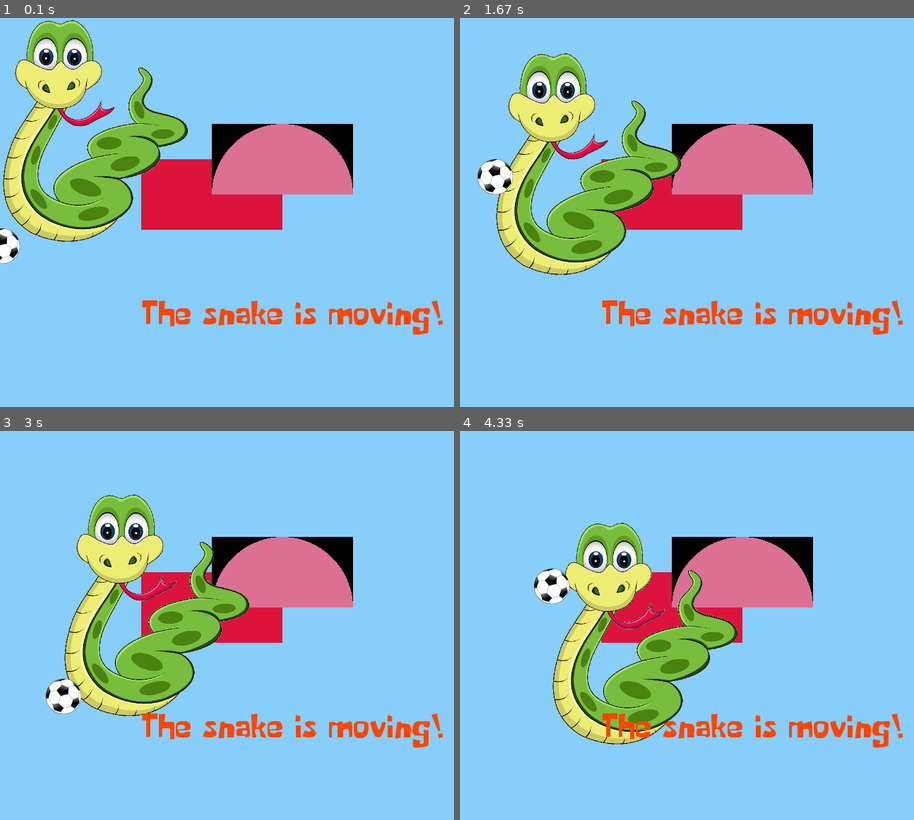
Above: before the commit, frames 1-4 (two rows, left to right).
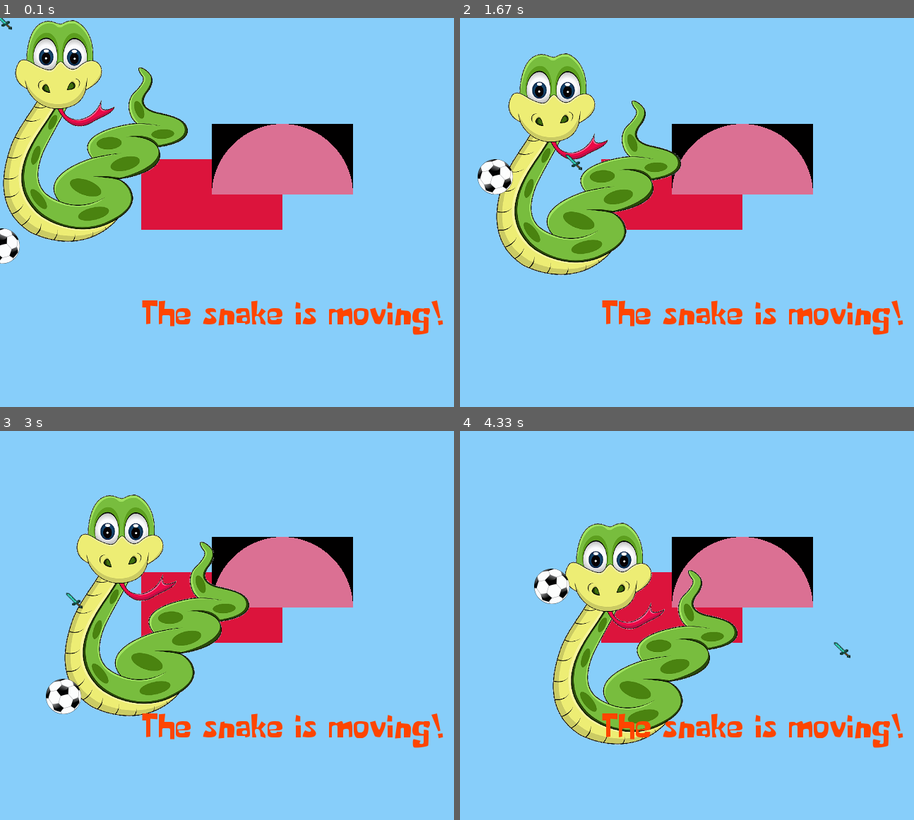
Above: after the commit, the same moments.

Repository: bitjungle/PygameTemplate
Game: pygame game, started from pygame-template.py
The game is run twice, just before and just after one commit, with the same random seed, the same clock (stepped at 60 frames per second) and the same inputs.
Inputs (mouse positions are in pixels of both pictures, inside the frame that each line leads up to):
- Up to frame 1 (0.1 s): no input
- Up to frame 2 (1.67 s): press the mouse at (605, 231) at 0.37 s; move the mouse to (700, 278) at 0.47 s; release the mouse at (795, 325) at 0.6 s; press the mouse at (605, 231) at 0.7 s; move the mouse to (700, 286) at 0.8 s; release the mouse at (795, 336) at 0.93 s; press the mouse at (605, 231) at 1.03 s; move the mouse to (709, 224) at 1.13 s; release the mouse at (809, 216) at 1.27 s; press the mouse at (605, 231) at 1.37 s; move the mouse to (591, 196) at 1.47 s; release the mouse at (573, 161) at 1.6 s
- Up to frame 3 (3 s): press the mouse at (145, 644) at 1.7 s; move the mouse to (272, 606) at 1.8 s; release the mouse at (399, 567) at 1.93 s; press the mouse at (145, 644) at 2.03 s; move the mouse to (149, 644) at 2.13 s; release the mouse at (149, 644) at 2.27 s; press the mouse at (145, 644) at 2.37 s; move the mouse to (145, 722) at 2.47 s; release the mouse at (149, 800) at 2.6 s; press the mouse at (145, 644) at 2.7 s; move the mouse to (108, 621) at 2.8 s; release the mouse at (72, 602) at 2.93 s
- Up to frame 4 (4.33 s): press the mouse at (605, 644) at 3.03 s; move the mouse to (600, 664) at 3.13 s; release the mouse at (596, 683) at 3.27 s; press the mouse at (605, 644) at 3.37 s; move the mouse to (655, 711) at 3.47 s; release the mouse at (709, 773) at 3.6 s; press the mouse at (605, 644) at 3.7 s; move the mouse to (609, 567) at 3.8 s; release the mouse at (614, 485) at 3.93 s; press the mouse at (605, 644) at 4.03 s; move the mouse to (723, 648) at 4.13 s; release the mouse at (841, 648) at 4.27 s

The runs differ from the first frame. In frame 1, less than 0.1% of the frame differs, in the area x 0-3%, y 0-4%; in frame 2, less than 0.1%; in frame 3, less than 0.1%; in frame 4, less than 0.1%, in the area x 82-87%, y 54-59%.

Commit message:
Mouse support

Diff:
--- a/pygame-template.py
+++ b/pygame-template.py
@@ -38,6 +38,9 @@
                      left=0,
                      width=50,
                      height=50)
+mysword = objects.Image(imagefile='sword.png',
+                        width=25,
+                        height=25)
 text = objects.Text(fontfile='Some-Time-Later.ttf',
                     fontsize=48,
                     text='The snake is moving!',
@@ -57,6 +60,8 @@
                           border=0,
                           fill=color.palevioletred)
 
+mymouse = objects.MousePointer(mysword)
+
 running = True # The program will run as long as this variable is true
 
 ball_x = 0           # Ball x start position
@@ -68,6 +73,9 @@
         # https://www.pygame.org/docs/ref/event.html
         if event.type == pygame.QUIT:
             running = False # Exiting the main loop
+        if event.type == pygame.MOUSEBUTTONUP:
+            pos = pygame.mouse.get_pos()
+            print('Mouse pos:', pos)
 
     screen.fill(SCREEN_BG_COLOR)
 
@@ -91,6 +99,9 @@
     screen.blit(ball.surf, ball.rect)     # Drawing the ball
     screen.blit(text.surf, text.rect)     # Drawing the text
 
+    mymouse.update()
+    screen.blit(mymouse.obj.surf, mymouse.obj.rect)
+
     # https://www.pygame.org/docs/ref/display.html#pygame.display.flip
     pygame.display.flip()
     # https://www.pygame.org/docs/ref/time.html#pygame.time.Clock.tick
--- a/pygame_template_objects.py
+++ b/pygame_template_objects.py
@@ -209,6 +209,30 @@
             self.text = text
         self.surf = self._font.render(self.text, self.antialias, self.color)
 
+class MousePointer(pygame.sprite.Sprite):
+    ''' Mouse pointer
+
+    Args:
+        obj (GameObject): A game object used for the mouse pointer (optional)
+
+    Attributes:
+        obj.surf (Surface): object for representing images
+        obj.rect (Rect): object for storing rectangular coordinates
+    '''
+    def __init__(self, obj=None):
+        """ Create the player image. """
+        super().__init__()
+        if obj:
+            self.obj = obj
+            pygame.mouse.set_visible(False)
+        else:
+            self.obj = GameObject()
+            pygame.mouse.set_cursor(*pygame.cursors.broken_x)
+
+    def update(self):
+        """Set the object to be where the mouse is. """
+        pos = pygame.mouse.get_pos()
+        self.obj.move_to(x=pos[0], y=pos[1])
 
 if __name__ == "__main__":
     pass
Binary file added: sword.png
